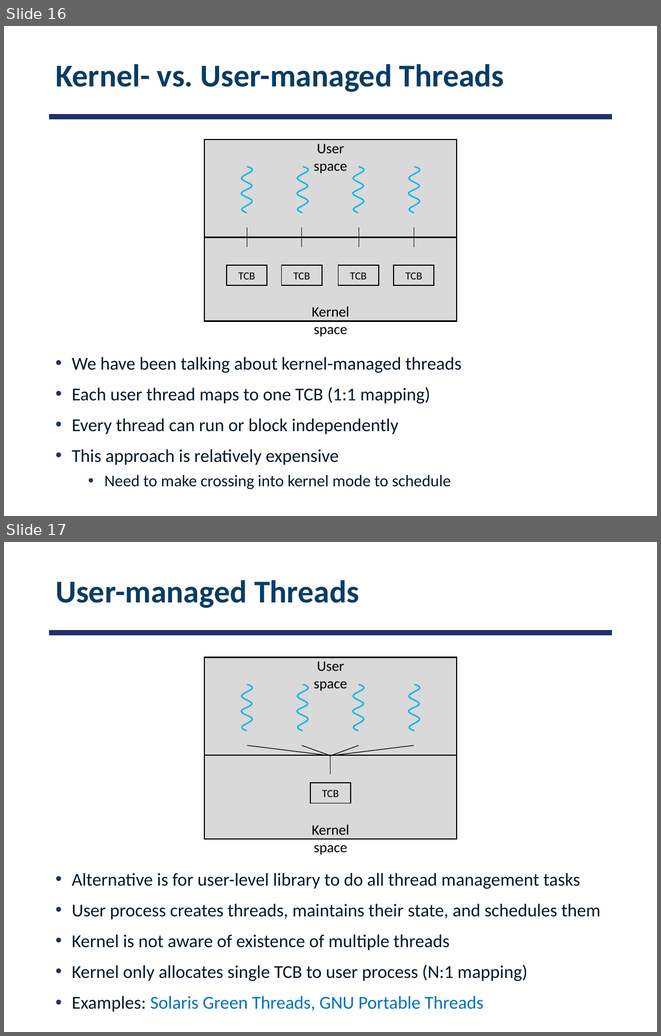
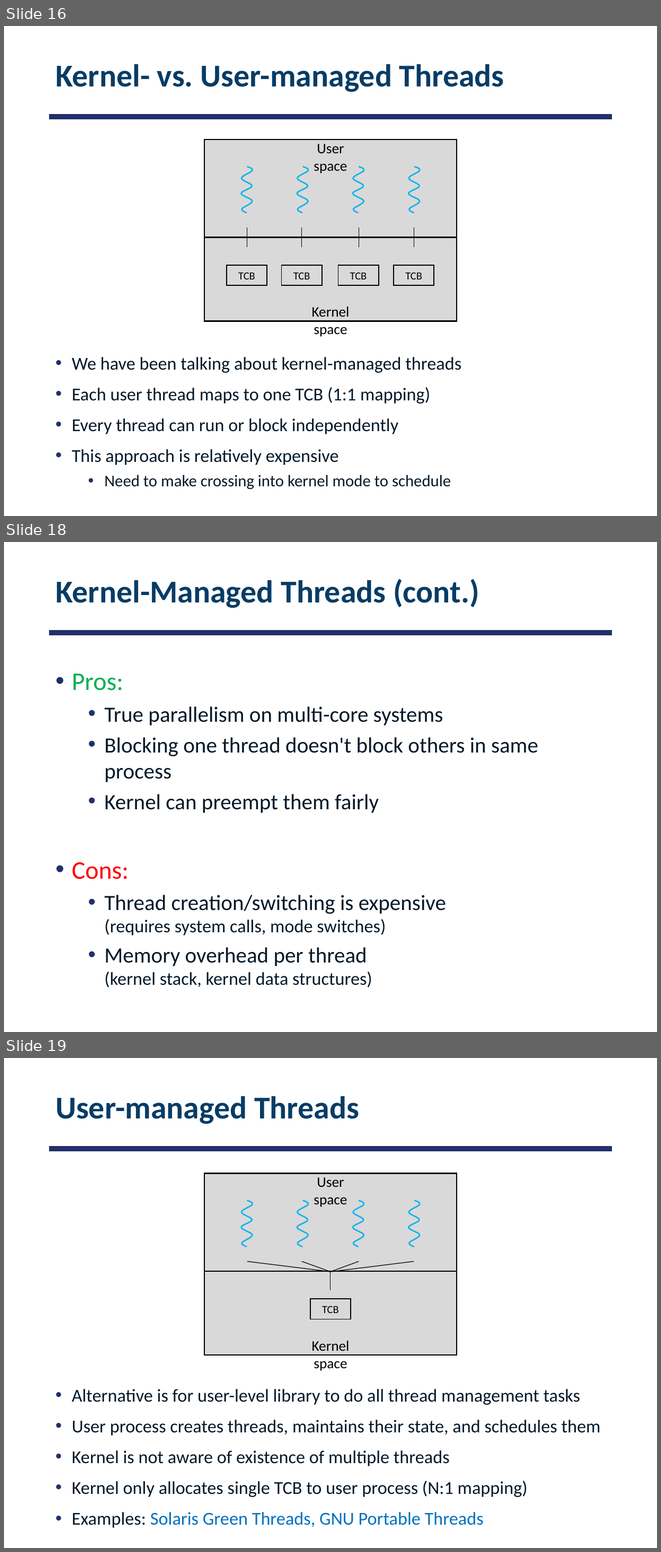
Before and after one commit to smajidzahedi/ECE350, a slide deck: Lectures/03-multithreaded.pptx. Shown one above the other, each under a label of ours: slides 16 and 17 before the commit, slides 16, 18 and 19 after it; the slides between them are not shown. The pictures are 661x1036 and 661x1552 pixels, drawn with LibreOffice and Linux fonts; fonts in the diff are those of the drawing. Boxes give left, top, right and bottom in pixels: in the first picture for what was removed or moved away, otherwise in the second. Text is boxed around its words. In the diff, an @@ line names an element or a change of style, - is before the commit and + after.

Commit message:
user-managed threads

```diff
--- a/Lectures/03-multithreaded.pptx
+++ b/Lectures/03-multithreaded.pptx
@@ slide 18 added at (x1=4, y1=542, x2=657, y2=1032), background #FFFFFF; not listed: 1 template element that a slide beside it also shows @@
@@ title added at (x1=55, y1=579, x2=479, y2=608), 35 pt, text #073C65, bold @@
+Kernel-Managed Threads (cont.)
@@ text added at (x1=72, y1=673, x2=538, y2=987), 24 pt, text #031828 @@
+• Pros:
+  • True parallelism on multi-core systems
+  • Blocking one thread doesn't block others in same process
+  • Kernel can preempt them fairly
+• Cons:
+  • Thread creation/switching is expensive
+    (requires system calls, mode switches)
+  • Memory overhead per thread
+    (kernel stack, kernel data structures)
@@ what was slide 17 is now slide 19 @@
```
Also in this commit, not shown: 2 slides changed, 3 other slides added, 3 other files.
